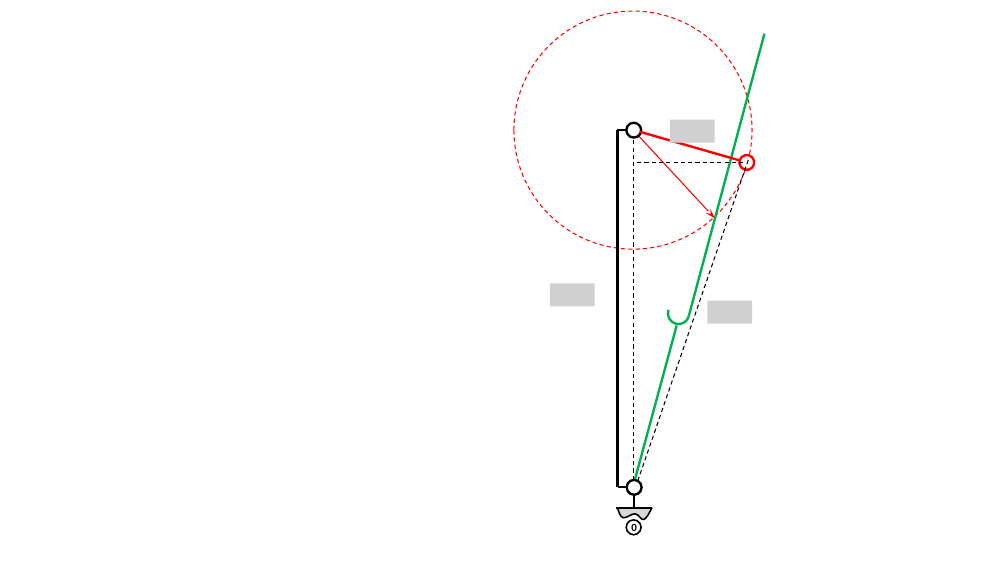
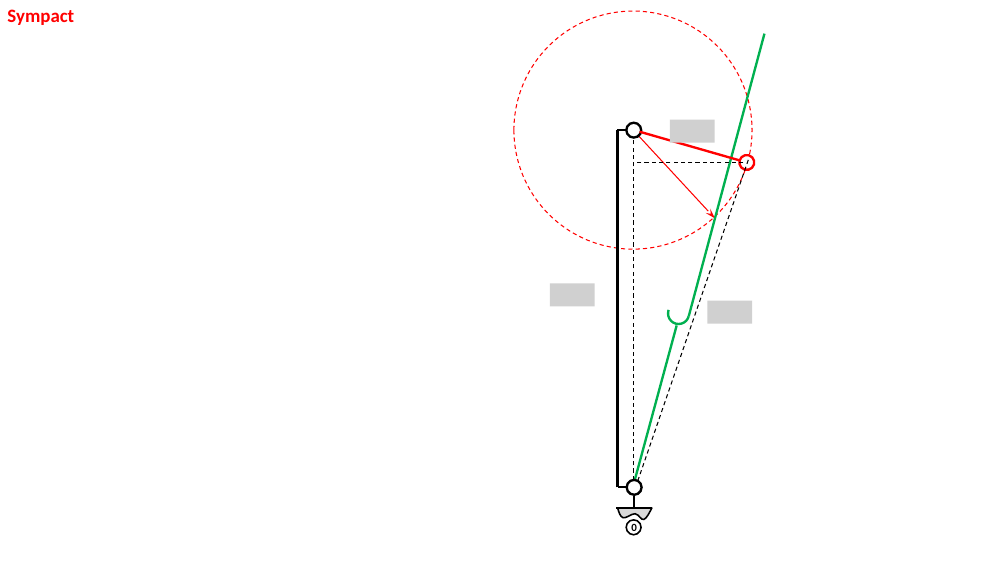
Before and after one commit to xpessoles/ExercicesCompetences, a slide deck: slide 38 of MecanismesDeBase/Figures.pptx. Drawn at 1008x567 pixels with LibreOffice and Linux fonts; fonts in the diff are those of the drawing; grey boxes stand for pictures; background and template pictures are left out. Boxes give left, top, right and bottom in pixels: in the first picture for what was removed or moved away, otherwise in the second. Text is boxed around its words. In the diff, an @@ line names an element or a change of style, - is before the commit and + after.

```diff
--- a/MecanismesDeBase/Figures.pptx
+++ b/MecanismesDeBase/Figures.pptx
@@ text added at <box>7,9,74,25</box>, 18 pt, text #FF0000, bold @@
+Sympact
```
Also in this commit, not shown: 6 other slides changed, 3 other files.
